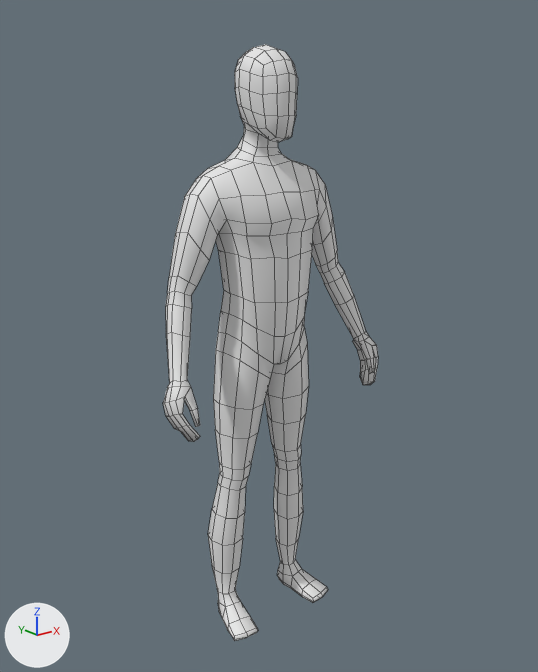
What one commit did to the FBX model SkillsRPG/Assets/Characters/Player.fbx.
Before and after are seen from a 50 mm lens placed at (-1.345, -1.701, 1.629), pointed at (0.021, 0.007, 0.946). Every picture has the same lights, and +X, +Y and +Z are marked at lower left. Mesh edges are drawn as thin lines.
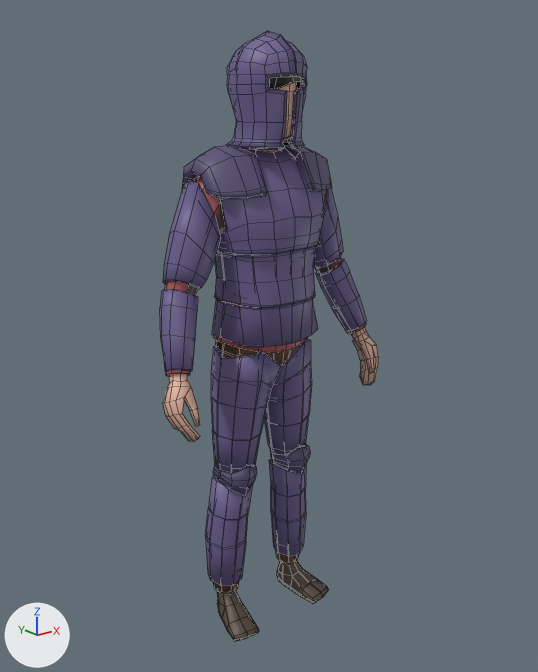
The change in detail:
Material 'Skin' (mat_skin) is new.
Its base color is (0.8, 0.479, 0.366) (beige #e7b8a3).
Material 'Pants' (mat_pants) is new.
Its base color is (0.274, 0.121, 0.0675) (brown #8f6249).
Material 'Underclothes' (mat_underclothes) is new.
Its base color is (0.0522, 0.0522, 0.0522) (black #414141).
Material 'Black' (mat_black) is new.
Its base color is (0.0111, 0.0111, 0.0111) (black #1b1b1b).
Material 'Metal' (mat_metal) is new.
Its base color is (0.148, 0.118, 0.281) (blue #6b6090).
Material 'Metal_dark' (mat_metal_dark) is new.
Its base color is (0.0928, 0.0743, 0.173) (dark purple #564d73).
Material 'Shirt' (mat_shirt) is new.
Its base color is (0.402, 0.0883, 0.0931) (brown #aa5456).
Material 'Shoe' (mat_shoe) is new.
Its base color is (0.0871, 0.0603, 0.043) (brown #53453a).
Material 'Hair' (mat_hair) is new.
Its base color is (0.0237, 0.0196, 0.013) (black #2b261e).
me_cube_001 has 696 vertices, 694 faces and spans x -0.39..0.39, y -0.14..0.13, z 0.0..1.78.
me_cube_001 no longer uses material mat_material (white #e7e7e7).
me_cube_001 now uses material mat_skin (beige #e7b8a3).
Mesh me_cube_008 is new.
It has 227 vertices, 212 faces and spans x -0.192..0.192, y -0.101..0.115, z 0.101..1.002.
It uses material mat_pants (brown #8f6249).
Mesh me_cube_005 is new.
It has 674 vertices, 610 faces and spans x -0.377..0.377, y -0.145..0.148, z -0.32..0.295.
Faces by material slot: [368, 124, 112, 6].
It uses material mat_metal (blue #6b6090).
It uses material mat_metal_dark (dark purple #564d73).
It uses material mat_underclothes (black #414141).
It uses material mat_black (black #1b1b1b).
Mesh me_cube_009 is new.
It has 250 vertices, 232 faces and spans x -0.376..0.376, y -0.121..0.129, z 0.906..1.511.
It uses material mat_shirt (brown #aa5456).
Mesh me_cube_010 is new.
It has 98 vertices, 88 faces and spans x -0.204..0.204, y -0.116..0.079, z 0.002..0.091.
It uses material mat_shoe (brown #53453a).
Mesh me_cube_006 is new.
It has 472 vertices, 386 faces and spans x -0.195..0.195, y -0.119..0.097, z -0.506..0.396.
Faces by material slot: [176, 80, 122, 8].
It uses material mat_metal (blue #6b6090).
It uses material mat_metal_dark (dark purple #564d73).
It uses material mat_underclothes (black #414141).
It uses material mat_black (black #1b1b1b).
Mesh me_cube_011 is new.
It has 132 vertices, 130 faces and spans x -0.101..0.097, y -0.115..0.108, z 1.601..1.798.
It uses material mat_hair (black #2b261e).
Mesh me_cube_012 is new.
It has 392 vertices, 390 faces and spans x -0.106..0.106, y -0.127..0.12, z -0.156..0.149.
Faces by material slot: [228, 162].
It uses material mat_metal (blue #6b6090).
It uses material mat_metal_dark (dark purple #564d73).
Object 'Pants' (ob_pants) is new; it shows me_cube_008.
Its location is (0.0, 0.0, -0.003).
Object 'Platebody' (ob_platebody) is new; it shows me_cube_005.
Its location is (0.0, 0.01, 1.223).
Object 'Shirt' (ob_shirt) is new; it shows me_cube_009.
Its location is (0.0, 0.0, -0.003).
Object 'Shoes' (ob_shoes) is new; it shows me_cube_010.
Its location is (0.0, 0.0, -0.003).
Object 'Platelegs' (ob_platelegs) is new; it shows me_cube_006.
Its location is (0.0, 0.018, 0.604).
Object 'Hair' (ob_hair) is new; it shows me_cube_011.
Its location is (0.0, 0.0, -0.003).
Object 'Helmet' (ob_helmet) is new; it shows me_cube_012.
Its location is (0.0, -0.006, 1.665).

Boxes (x1, y1, x2, y2) around the edits, measured in the pictures (538 x 672 px):
'Cube', recoloured (white to brown): (163, 45, 378, 641) in both
'Platebody', added (blue): after (160, 145, 367, 377)
    faces in mat_metal (blue #6b6090): (160, 147, 367, 372)
    faces in mat_metal_dark (dark blue #564d74): (182, 145, 332, 233)
    faces in mat_underclothes (black #414141): (171, 199, 359, 334)
'Platelegs', added (blue): after (205, 339, 311, 593)
    faces in mat_metal (blue #6b6090): (205, 339, 311, 586)
    faces in mat_metal_dark (dark blue #564d74): (213, 445, 310, 496)
    faces in mat_underclothes (black #414141): (213, 340, 306, 593)
'Helmet', added (blue): after (226, 31, 307, 149)
    faces in mat_metal (blue #6b6090): (227, 35, 307, 143)
    faces in mat_metal_dark (dark blue #564d74): (226, 31, 306, 149)
'Shoes', added: after (217, 560, 329, 641)
'Shirt', added (brown): after (165, 176, 366, 375)
'Pants', added: after (214, 337, 308, 593)
'Hair', added: after (240, 50, 302, 89)
